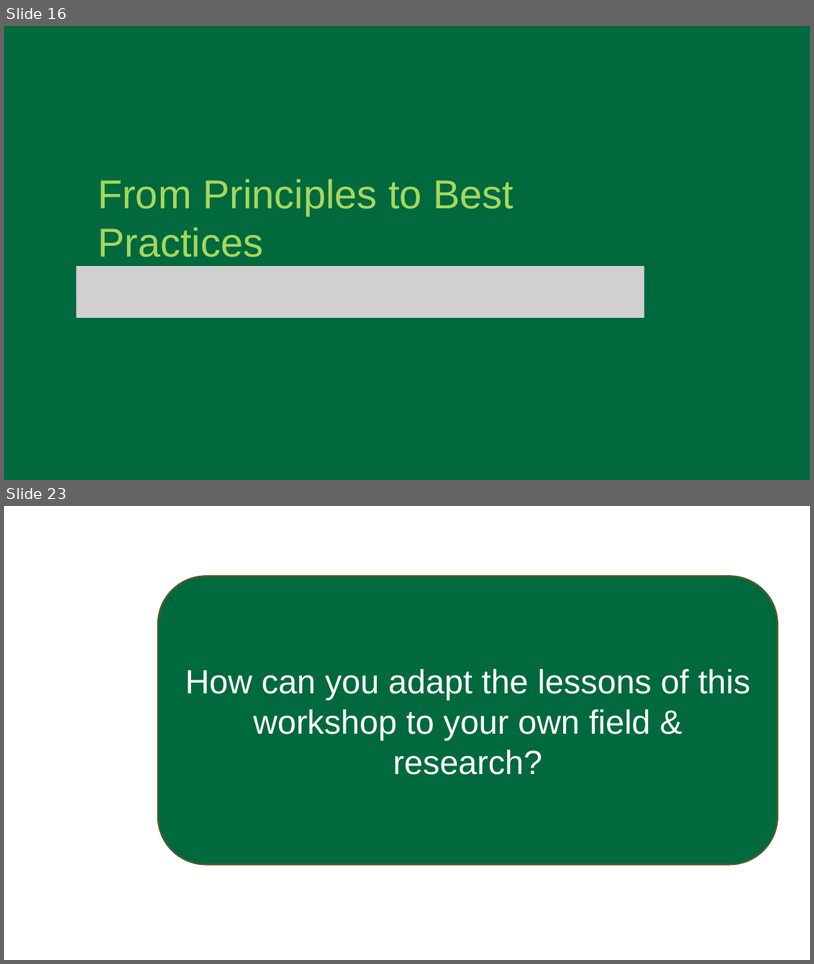
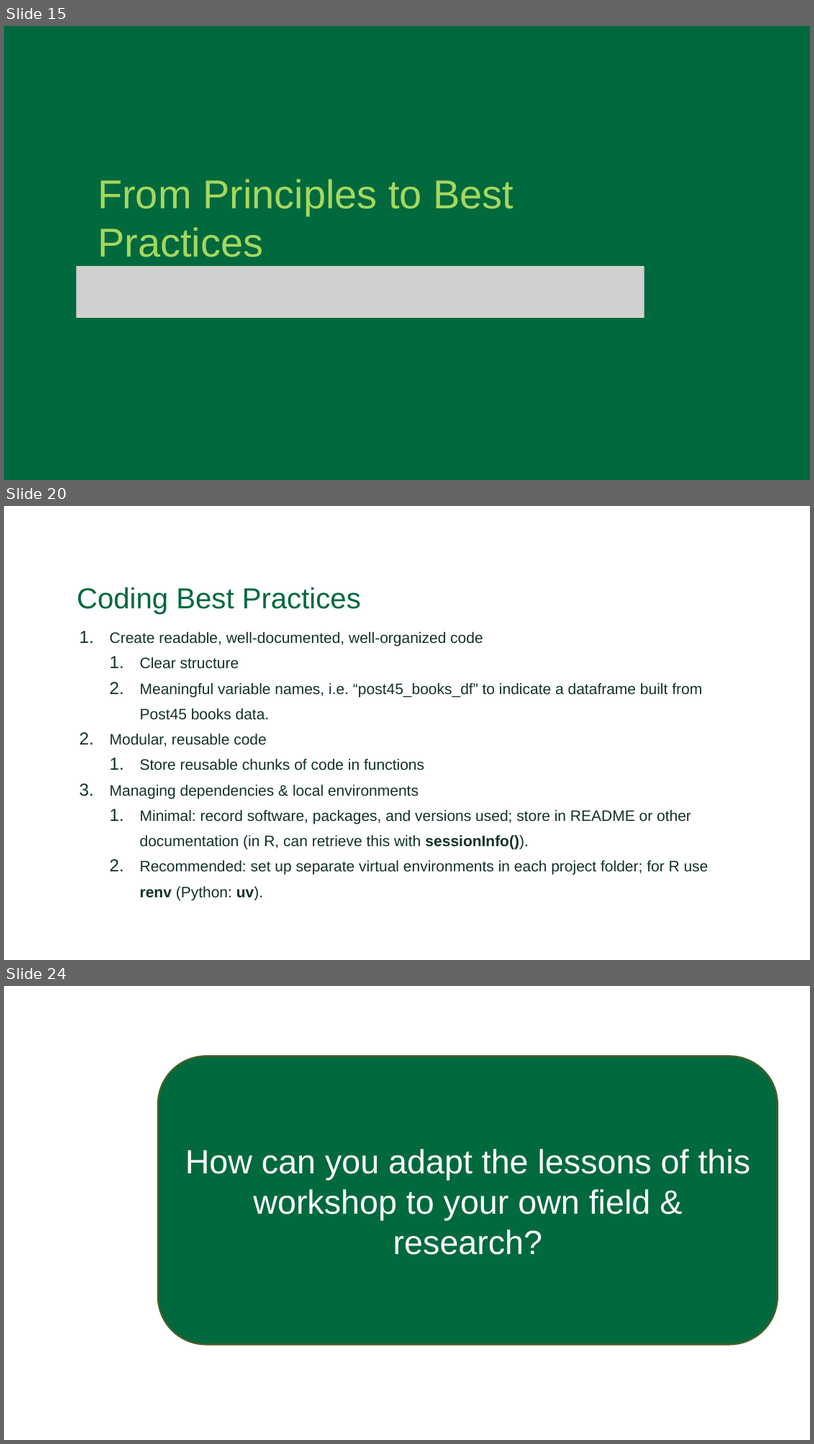
Before and after one commit to Dartmouth-Libraries/r_research-fundamentals_ws, a slide deck: slides/04a_Computation-Research_Best-Practices.pptx. Shown one above the other, each under a label of ours: slides 16 and 23 before the commit, slides 15, 20 and 24 after it; the slides between them are not shown. The pictures are 814x964 and 814x1444 pixels, drawn with LibreOffice and Linux fonts; fonts in the diff are those of the drawing; grey boxes stand for pictures; background and template pictures are left out. Boxes give left, top, right and bottom in pixels: in the first picture for what was removed or moved away, otherwise in the second. Text is boxed around its words. In the diff, an @@ line names an element or a change of style, - is before the commit and + after.

```diff
--- a/slides/04a_Computation-Research_Best-Practices.pptx
+++ b/slides/04a_Computation-Research_Best-Practices.pptx
@@ slide 20 added at (4, 506, 810, 960), background #FFFFFF @@
@@ text added at (77, 587, 361, 614), 34.5 pt, text #00693D @@
+Coding Best Practices
@@ text added at (110, 631, 709, 900), 18 pt, text #12312B @@
+  1. Create readable, well-documented, well-organized code
+    1. Clear structure
+    2. Meaningful variable names, i.e. “post45_books_df” to indicate a dataframe built from Post45 books data.
+  2. Modular, reusable code
+    1. Store reusable chunks of code in functions
+  3. Managing dependencies & local environments
+    1. Minimal: record software, packages, and versions used; store in README or other documentation (in R, can retrieve this with sessionInfo()).
+    2. Recommended: set up separate virtual environments in each project folder; for R use renv (Python: uv).
@@ what was slide 16 is now slide 15 @@
@@ what was slide 23 is now slide 24 @@
```
Also in this commit, not shown: 4 slides changed, 6 other slides added, 3 slides removed.
